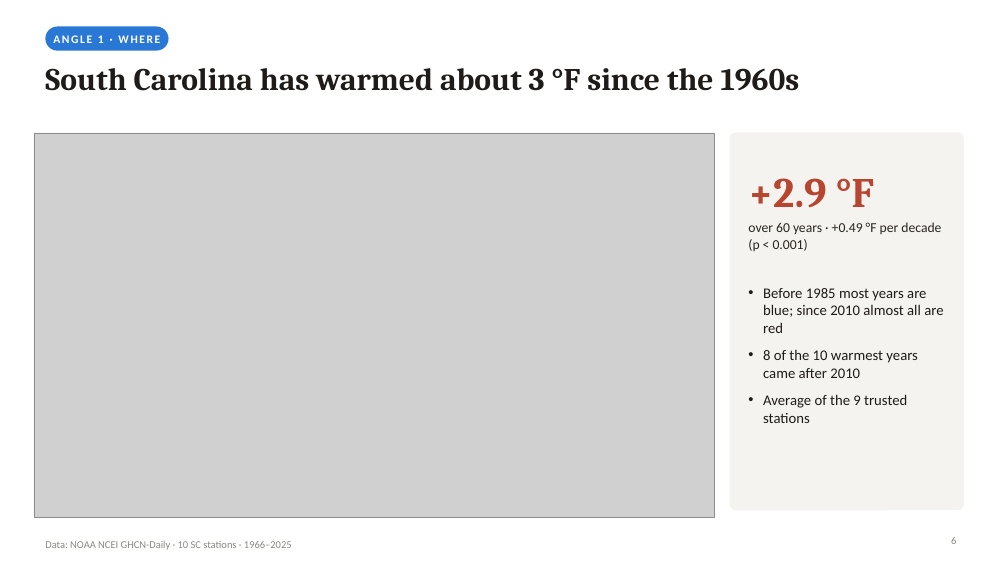
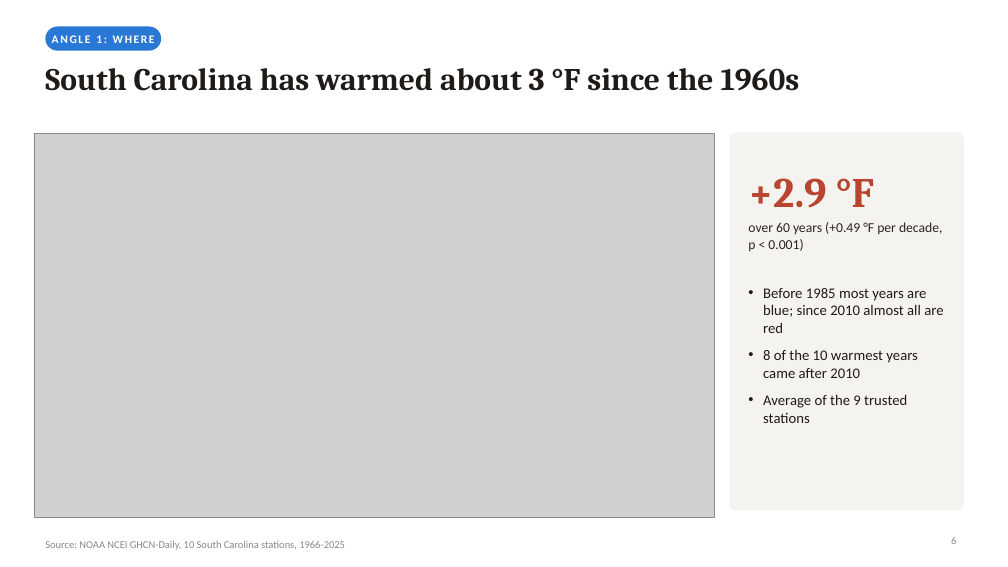
Before and after one commit to GITGUD360/P1-data-analysis-and-visualization, a slide deck: slide 6 of presentation/SC_Climate_Presentation.pptx. Drawn at 1008x567 pixels with LibreOffice and Linux fonts; fonts in the diff are those of the drawing; grey boxes stand for pictures. Boxes give left, top, right and bottom in pixels: in the first picture for what was removed or moved away, otherwise in the second. Text is boxed around its words. In the diff, an @@ line names an element or a change of style, - is before the commit and + after.

```diff
--- a/presentation/SC_Climate_Presentation.pptx
+++ b/presentation/SC_Climate_Presentation.pptx
@@ rounded rectangle: place and size @@
-rounded rectangle at [45, 26, 169, 51]
+rounded rectangle at [45, 26, 161, 51]
@@ text at [52, 35, 155, 43]: text changed @@
-ANGLE 1 · WHERE
+ANGLE 1: WHERE
@@ text at [748, 222, 942, 251]: text changed @@
-over 60 years · +0.49 °F per decade (p < 0.001)
+over 60 years (+0.49 °F per decade, p < 0.001)
@@ text at [45, 541, 345, 550]: text changed @@
-Data: NOAA NCEI GHCN-Daily · 10 SC stations · 1966–2025
+Source: NOAA NCEI GHCN-Daily, 10 South Carolina stations, 1966-2025
```
Also in this commit, not shown: 15 other slides changed, 23 other files.
